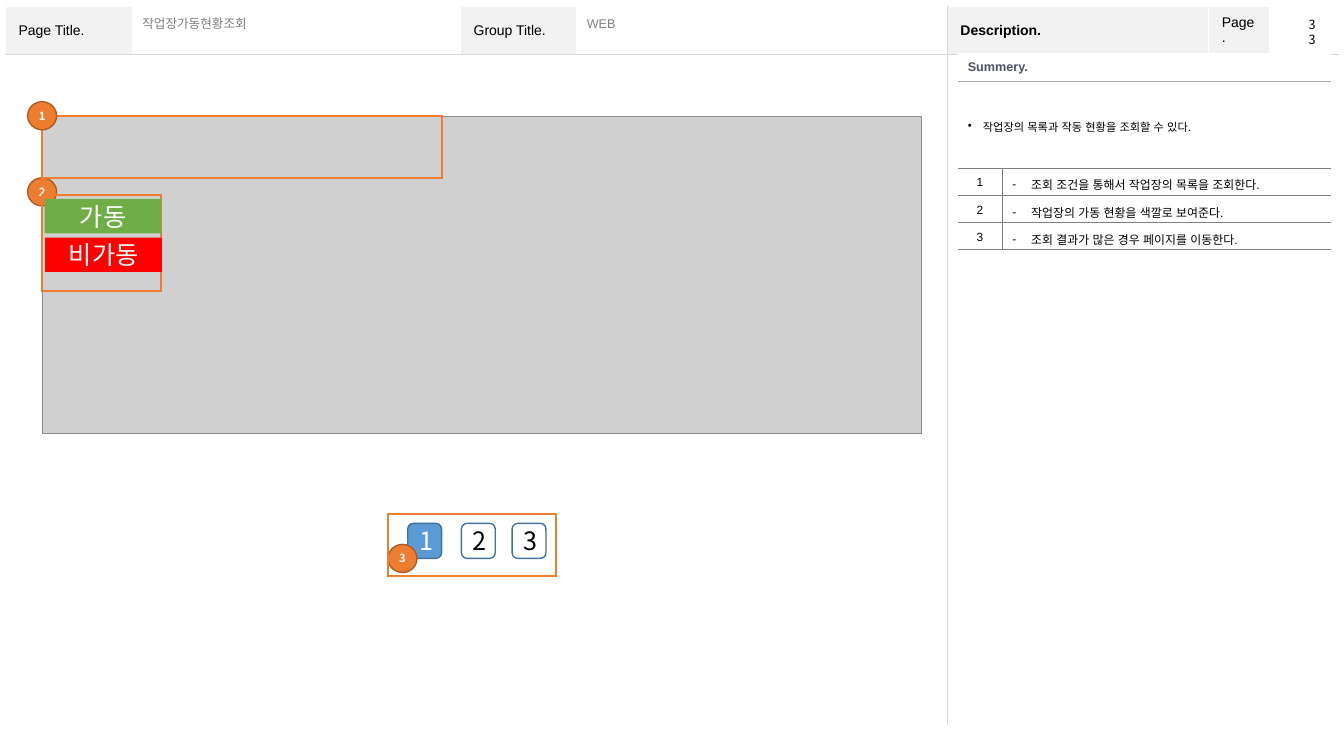
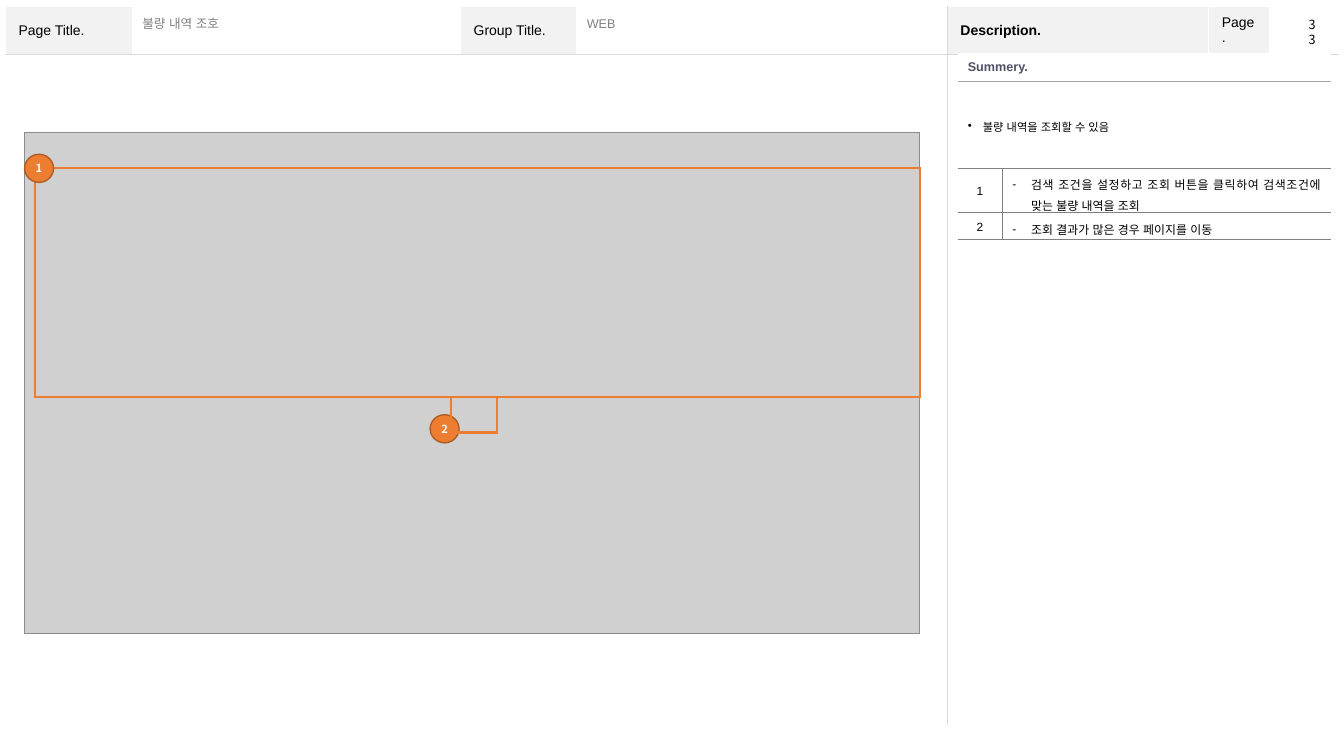
Before and after one commit to YJY1512/GoodeeTeamProject2, a slide deck: slide 33 of Team2 화면설계서.pptx. Drawn at 1344x756 pixels with LibreOffice and Linux fonts; fonts in the diff are those of the drawing; grey boxes stand for pictures. Boxes give left, top, right and bottom in pixels: in the first picture for what was removed or moved away, otherwise in the second. Text is boxed around its words. In the diff, an @@ line names an element or a change of style, - is before the commit and + after.

```diff
--- a/Team2 화면설계서.pptx
+++ b/Team2 화면설계서.pptx
@@ text at [142,17,219,29]: text changed @@
-작업장가동현황조회
+불량 내역 조호
@@ table at [958,52,1331,239] @@
-row 2: 작업장의 목록과 작동 현황을 조회할 수 있다. | 
-row 3: 1 | 조회 조건을 통해서 작업장의 목록을 조회한다.
-row 4: 2 | 작업장의 가동 현황을 색깔로 보여준다.
-row 5: 3 | 조회 결과가 많은 경우 페이지를 이동한다.
+row 2: 불량 내역을 조회할 수 있음 | 
+row 3: 1 | 검색 조건을 설정하고 조회 버튼을 클릭하여 검색조건에 맞는 불량 내역을 조회
+row 4: 2 | 조회 결과가 많은 경우 페이지를 이동
@@ picture: place and size @@
-picture at [42,117,923,435]
+picture at [24,132,920,634]
@@ ellipse "1": place and size @@
-ellipse "1" at [27,102,56,130]
+ellipse "1" at [24,154,53,182]
@@ rectangle: place and size @@
-rectangle at [42,116,442,177]
+rectangle at [35,168,921,397]
@@ rectangle removed at [42,195,161,291] @@
@@ rectangle removed at [44,199,161,233] @@
-가동
@@ rectangle removed at [45,238,162,272] @@
-비가동
@@ ellipse "2": place and size @@
-ellipse "2" at [27,177,56,206]
+ellipse "2" at [431,414,460,443]
@@ rectangle: place and size @@
-rectangle at [388,514,557,576]
+rectangle at [452,397,497,434]
@@ rounded rectangle removed at [408,523,443,559] @@
-1
@@ rounded rectangle removed at [462,523,496,559] @@
-2
@@ rounded rectangle removed at [512,523,546,559] @@
-3
@@ ellipse removed at [388,544,417,573] @@
-3
```
Also in this commit, not shown: 20 other slides changed, 1 slide added, 1 slide removed, 1 other file.
